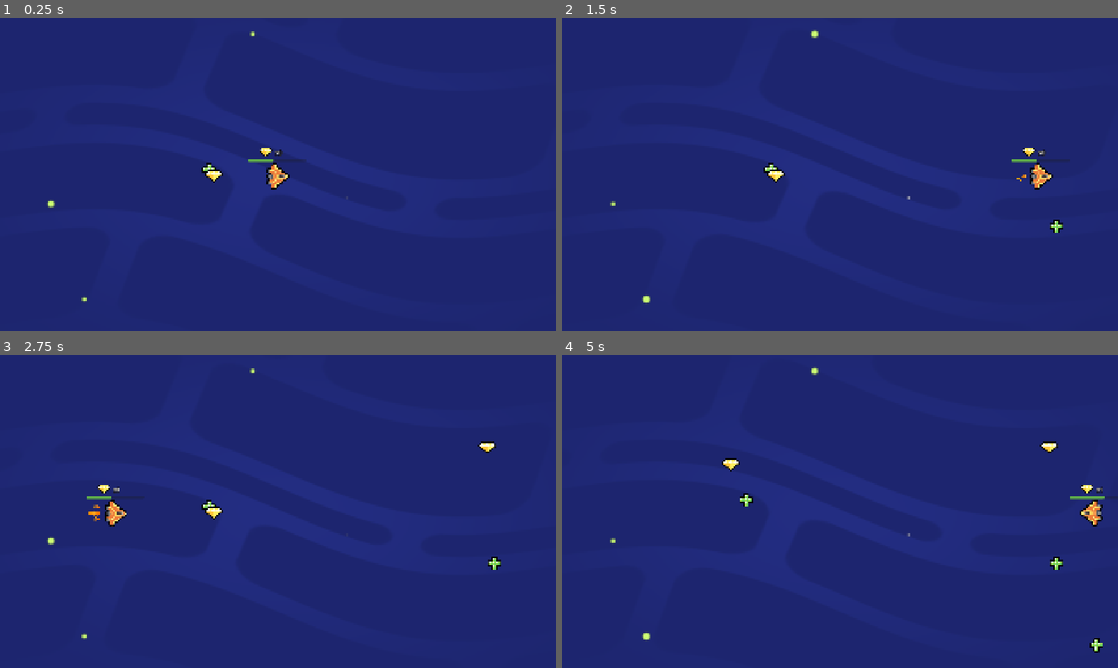
Above: before the commit, frames 1-4 (two rows, left to right).
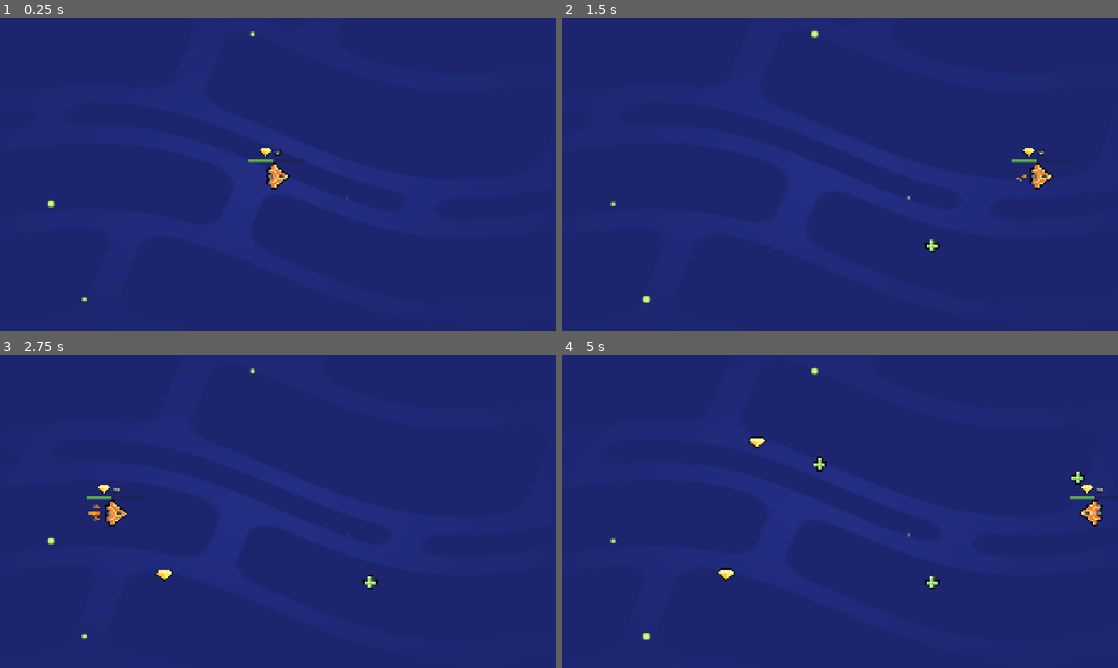
Above: after the commit, the same moments.

Repository: mir927/M05-Loot-It-All
Game: Godot game, scene res://lessons/space_level.tscn
The game is run twice, just before and just after one commit, with the same random seed, the same clock (stepped at 60 frames per second) and the same inputs.
Inputs (mouse positions are in pixels of both pictures, inside the frame that each line leads up to):
- Up to frame 1 (0.25 s): no input
- Up to frame 2 (1.5 s): tap Enter at 0.5 s; move the mouse to (962, 158) at 0.52 s; hold D (move_right) 0.53-1.25 s; tap Z at 0.6 s; click (962, 158) at 0.67 s; tap Space at 0.77 s; drag from (728, 190) to (979, 174) at 1.27 s
- Up to frame 3 (2.75 s): move the mouse to (333, 442) at 2.02 s; hold D (move_right) from 2.03 s (still down); tap Z at 2.1 s
- Up to frame 4 (5 s): release D (move_right) at 2.75 s; drag from (812, 574) to (1056, 564) at 2.77 s; move the mouse to (1006, 558) at 3.52 s; hold A (move_left) 3.53-4.25 s; tap Z at 3.6 s; tap Space at 3.77 s; drag from (673, 464) to (756, 433) at 4.27 s

The runs differ from the first frame. In frame 1, 0.1% of the frame differs, in the area x 36-41%, y 46-53%; in frame 2, 0.3%; in frame 3, 0.4%; in frame 4, 0.8%, in the area x 27-98%, y 26-96%.

Commit message:
M05-L10-Completed
M05-L10-Completed

Diff:
--- a/lessons/item.gd
+++ b/lessons/item.gd
@@ -3,6 +3,16 @@
 
 func _ready() -> void:
 	area_entered.connect(_on_area_entered)
-
+	play_floating_animation()
+func play_floating_animation() -> void:
+	pass
+	var tween := create_tween()
+	tween.set_trans(Tween.TRANS_SINE)
+	var sprite_2d := get_node("Sprite2D")
+	var position_offset := Vector2(0.0, 4.0)
+	var duration = randf_range(0.8, 1.2)
+	tween.tween_property(sprite_2d, "position",position_offset, duration )
+	tween.tween_property(sprite_2d, "position", -1.0 * position_offset, duration)
+	tween.set_loops()
 func _on_area_entered(area_that_entered: Area2D)-> void:
 	queue_free()
--- a/lessons/space_level.tscn
+++ b/lessons/space_level.tscn
@@ -1,10 +1,8 @@
-[gd_scene load_steps=6 format=3 uid="uid://btkjymc78ap8d"]
+[gd_scene load_steps=4 format=3 uid="uid://btkjymc78ap8d"]
 
 [ext_resource type="PackedScene" uid="uid://dmv50krf4bo5r" path="res://lessons/ship.tscn" id="2_2j1u5"]
 [ext_resource type="PackedScene" uid="uid://bxfevggvxo634" path="res://assets/background/space_background.tscn" id="3_e6xy1"]
 [ext_resource type="PackedScene" uid="uid://0uu76vxlq51l" path="res://lessons/random_item_placer.tscn" id="3_etm7e"]
-[ext_resource type="PackedScene" uid="uid://4clsvdvuyocx" path="res://lessons/gem.tscn" id="4_4rc43"]
-[ext_resource type="PackedScene" uid="uid://o1ca06m0k4bk" path="res://lessons/health_pack.tscn" id="5_dru4e"]
 
 [node name="Level" type="Node2D"]
 
@@ -14,9 +12,3 @@
 [node name="SpaceBackground" parent="." instance=ExtResource("3_e6xy1")]
 
 [node name="RandomItemPlacer" parent="." instance=ExtResource("3_etm7e")]
-
-[node name="HealthPack" parent="." instance=ExtResource("5_dru4e")]
-position = Vector2(722, 524)
-
-[node name="Gem" parent="." instance=ExtResource("4_4rc43")]
-position = Vector2(738, 545)
